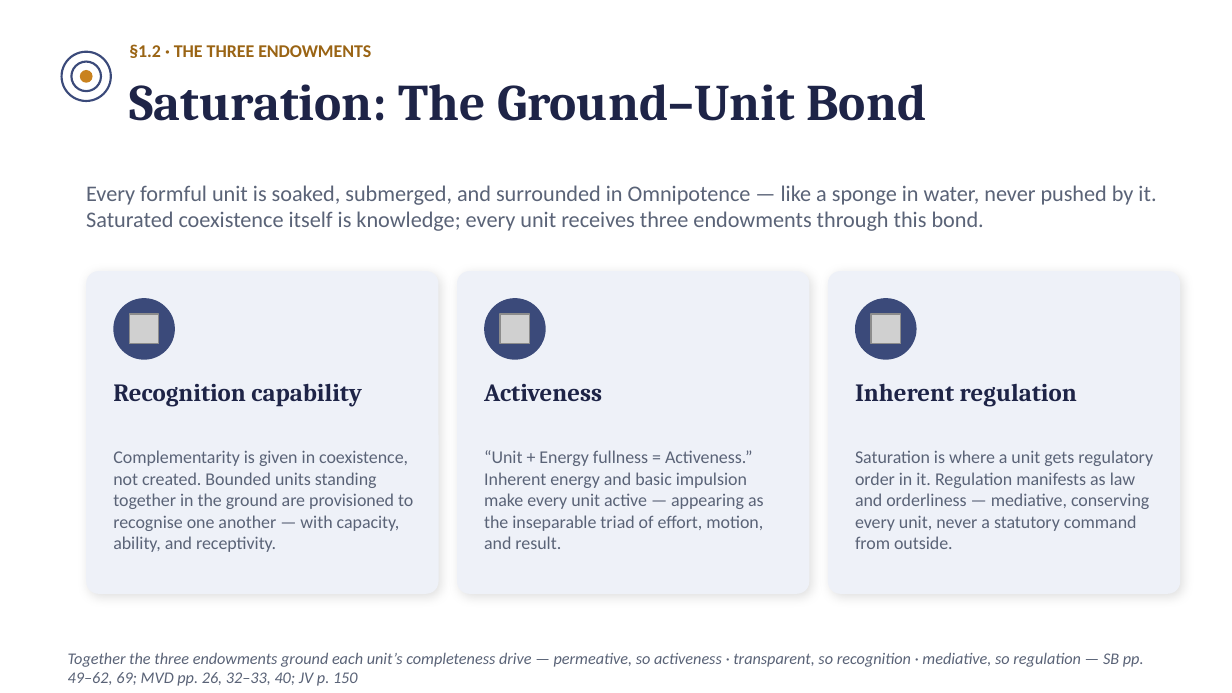
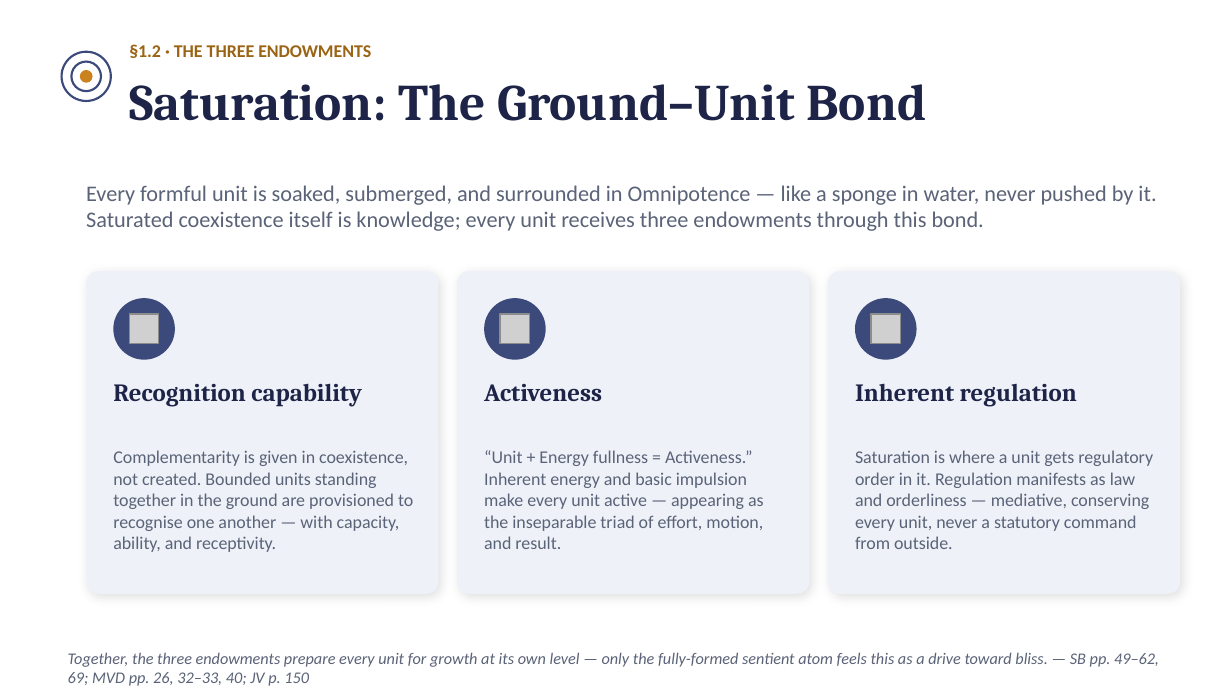
Before and after one commit to raghavamohan/AnalyticMadhyasthDarshan, a slide deck: slide 4 of Studies/The-Ontology-of-Coexistence/The-Ontology-of-Existence-Madhyasth-Darshan.pptx. Drawn at 1232x693 pixels with LibreOffice and Linux fonts; fonts in the diff are those of the drawing; grey boxes stand for pictures. Boxes give left, top, right and bottom in pixels: in the first picture for what was removed or moved away, otherwise in the second. Text is boxed around its words. In the diff, an @@ line names an element or a change of style, - is before the commit and + after.

```diff
--- a/Studies/The-Ontology-of-Coexistence/The-Ontology-of-Existence-Madhyasth-Darshan.pptx
+++ b/Studies/The-Ontology-of-Coexistence/The-Ontology-of-Existence-Madhyasth-Darshan.pptx
@@ text at box(68, 652, 1159, 686): text changed @@
-Together the three endowments ground each unit’s completeness drive — permeative, so activeness · transparent, so recognition · mediative, so regulation — SB pp. 49–62, 69; MVD pp. 26, 32–33, 40; JV p. 150
+Together, the three endowments prepare every unit for growth at its own level — only the fully-formed sentient atom feels this as a drive toward bliss. — SB pp. 49–62, 69; MVD pp. 26, 32–33, 40; JV p. 150
```
Also in this commit, not shown: 14 other slides changed, 1 slide added.
